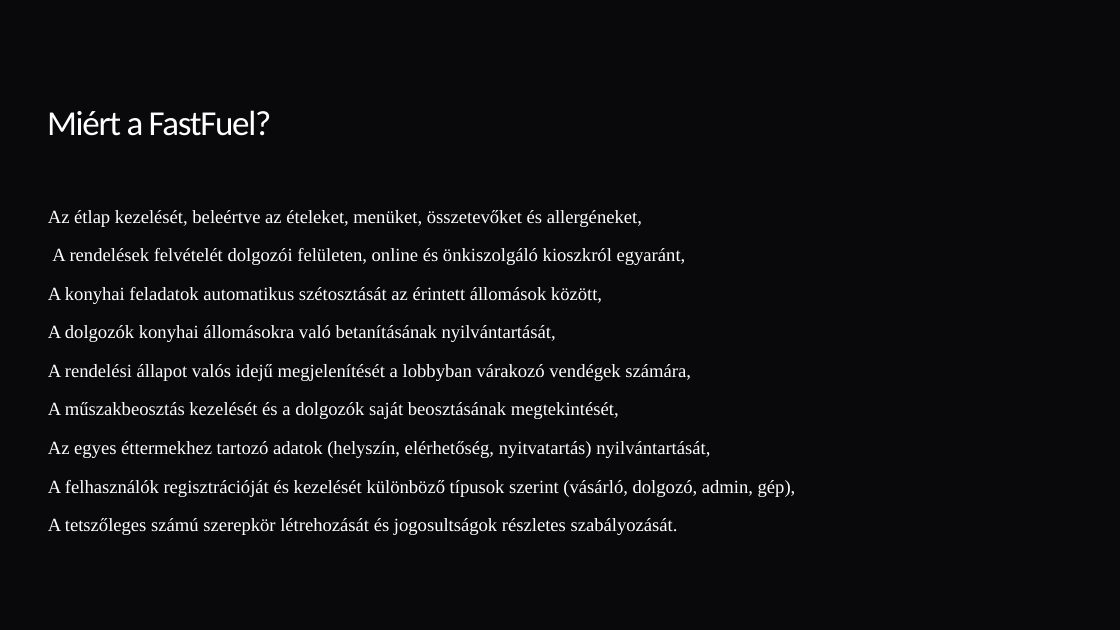
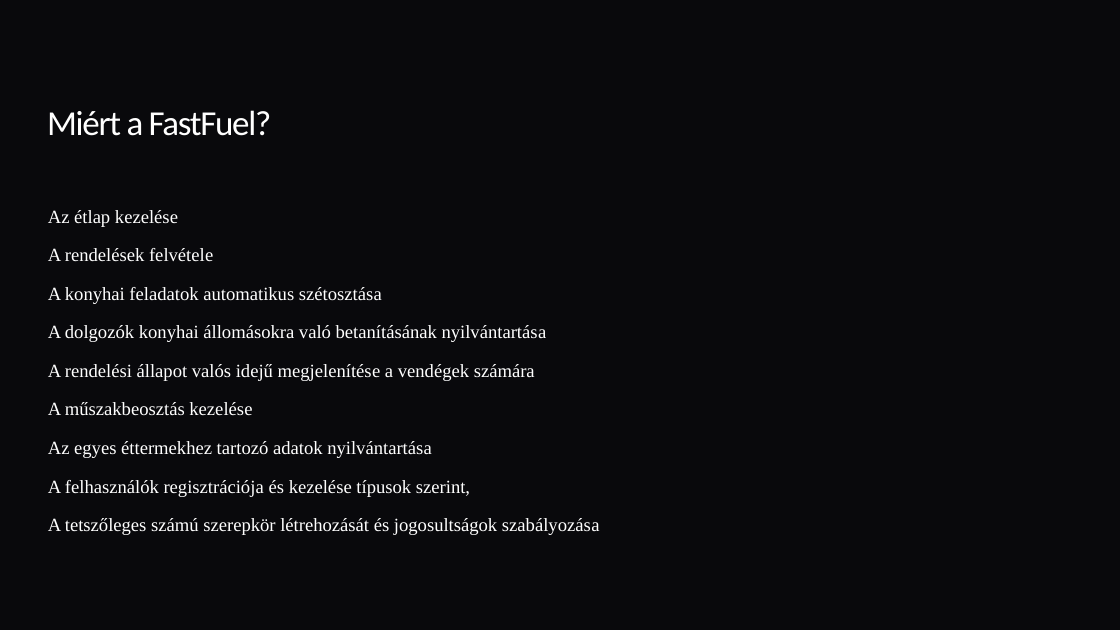
Before and after one commit to Zoli06/FastFuel, a slide deck: slide 7 of docs/FastFuel Prezentáció.pptx (slide 5 before the commit). Drawn at 1120x630 pixels with LibreOffice and Linux fonts; fonts in the diff are those of the drawing. Boxes give left, top, right and bottom in pixels: in the first picture for what was removed or moved away, otherwise in the second. Text is boxed around its words. In the diff, an @@ line names an element or a change of style, - is before the commit and + after.

```diff
--- a/docs/FastFuel Prezentáció.pptx
+++ b/docs/FastFuel Prezentáció.pptx
@@ text at (48, 210, 600, 535): text changed @@
-Az étlap kezelését, beleértve az ételeket, menüket, összetevőket és allergéneket,
-A rendelések felvételét dolgozói felületen, online és önkiszolgáló kioszkról egyaránt,
-A konyhai feladatok automatikus szétosztását az érintett állomások között,
-A dolgozók konyhai állomásokra való betanításának nyilvántartását,
-A rendelési állapot valós idejű megjelenítését a lobbyban várakozó vendégek számára,
-A műszakbeosztás kezelését és a dolgozók saját beosztásának megtekintését,
-Az egyes éttermekhez tartozó adatok (helyszín, elérhetőség, nyitvatartás) nyilvántartását,
-A felhasználók regisztrációját és kezelését különböző típusok szerint (vásárló, dolgozó, admin, gép),
-A tetszőleges számú szerepkör létrehozását és jogosultságok részletes szabályozását.
+Az étlap kezelése
+A rendelések felvétele
+A konyhai feladatok automatikus szétosztása
+A dolgozók konyhai állomásokra való betanításának nyilvántartása
+A rendelési állapot valós idejű megjelenítése a vendégek számára
+A műszakbeosztás kezelése
+Az egyes éttermekhez tartozó adatok nyilvántartása
+A felhasználók regisztrációja és kezelése típusok szerint,
+A tetszőleges számú szerepkör létrehozását és jogosultságok szabályozása
```
Also in this commit, not shown: 5 other slides changed, 45 slides added, 2 slides removed, 38 other files.
